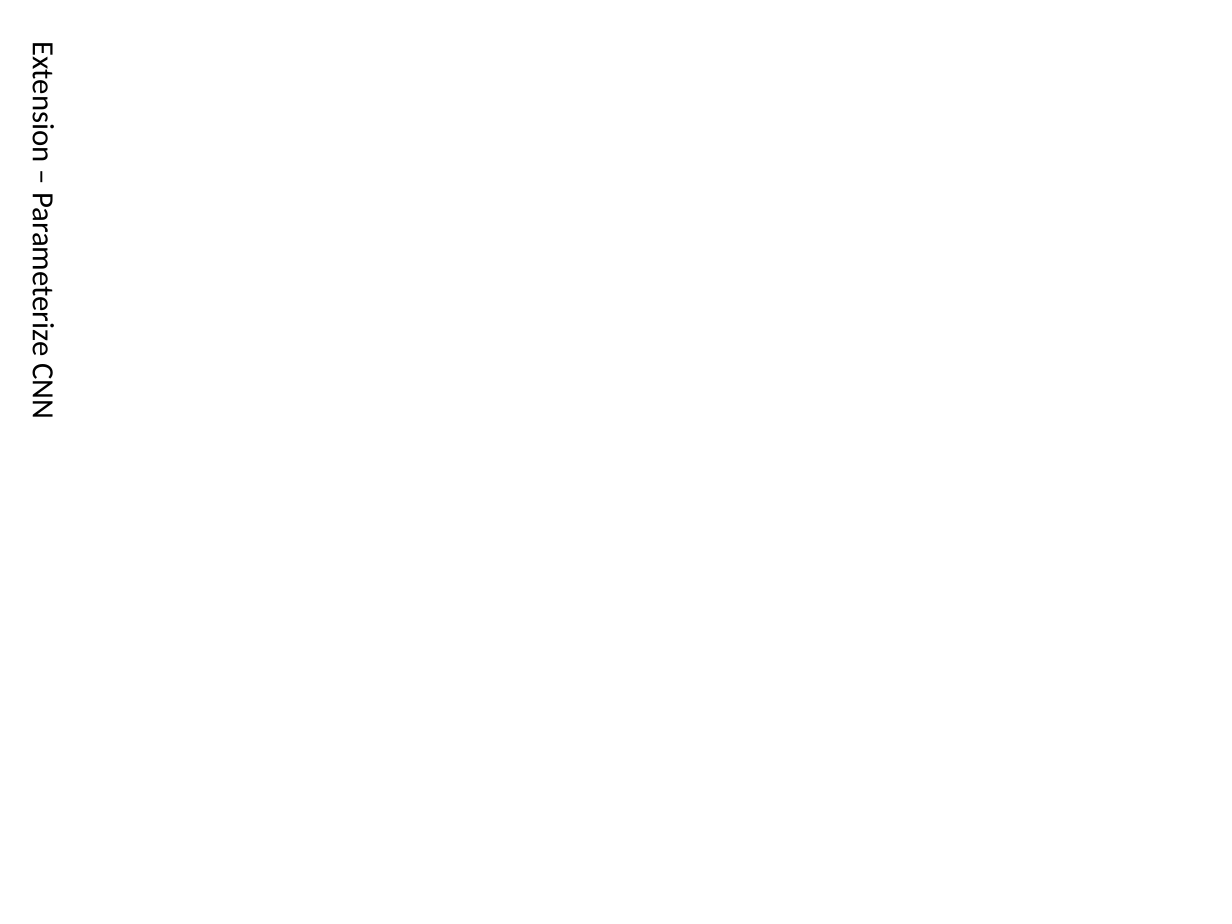
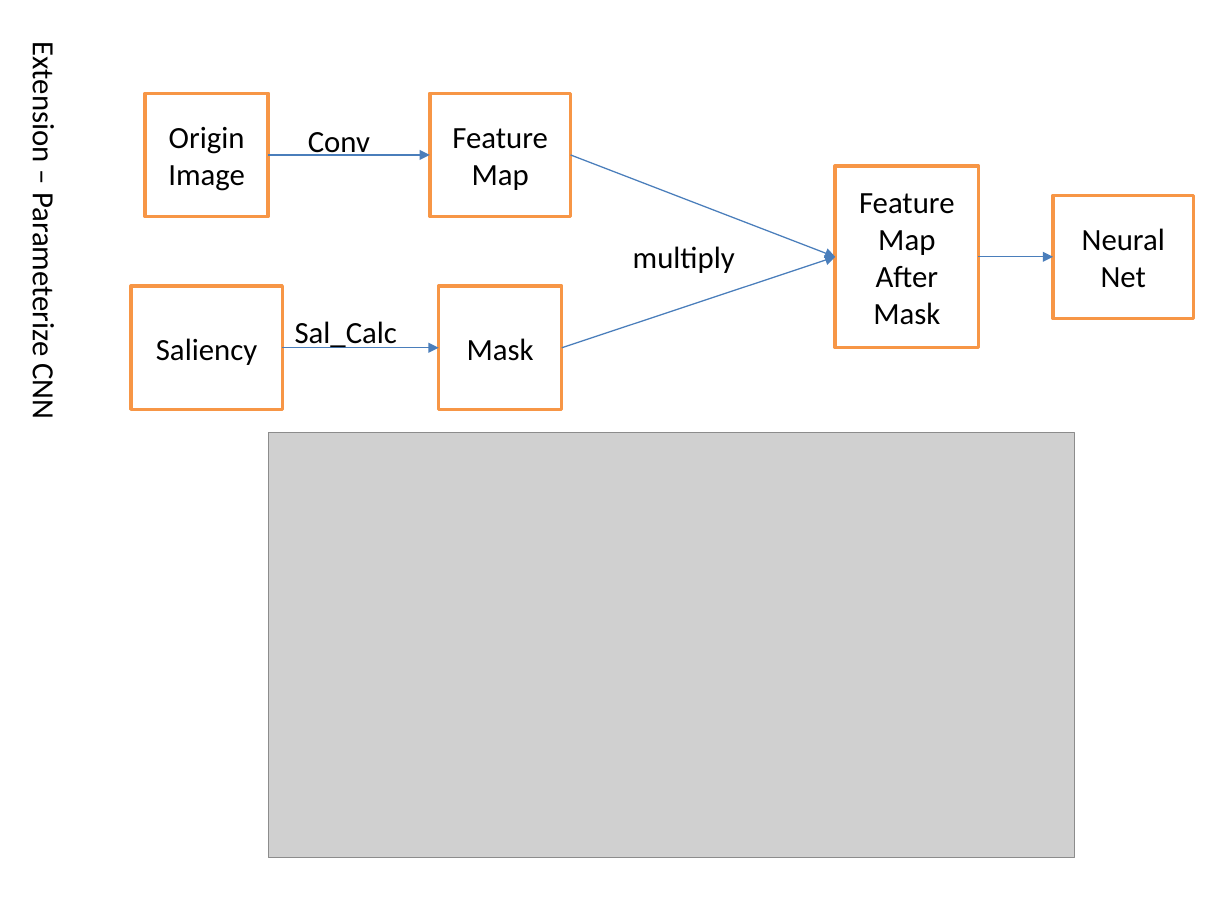
Before and after one commit to pl8787/exp_caffe, a slide deck: slide 18 of doc/Convolutional Neural Network.pptx (slide 17 before the commit). Drawn at 1232x924 pixels with LibreOffice and Linux fonts; fonts in the diff are those of the drawing; grey boxes stand for pictures. Boxes give left, top, right and bottom in pixels: in the first picture for what was removed or moved away, otherwise in the second. Text is boxed around its words. In the diff, an @@ line names an element or a change of style, - is before the commit and + after.

```diff
--- a/doc/Convolutional Neural Network.pptx
+++ b/doc/Convolutional Neural Network.pptx
@@ group added at bbox=[131, 94, 1194, 409]: 6 rectangles, 5 arrows, 3 texts @@
+Origin Image
+Saliency
+Feature Map
+Mask
+Conv
+Sal_Calc
+Feature Map After Mask
+multiply
+Neural Net
@@ picture added at bbox=[269, 432, 1076, 857] @@
```
Also in this commit, not shown: 5 other slides changed, 1 slide added, 12 other files.
